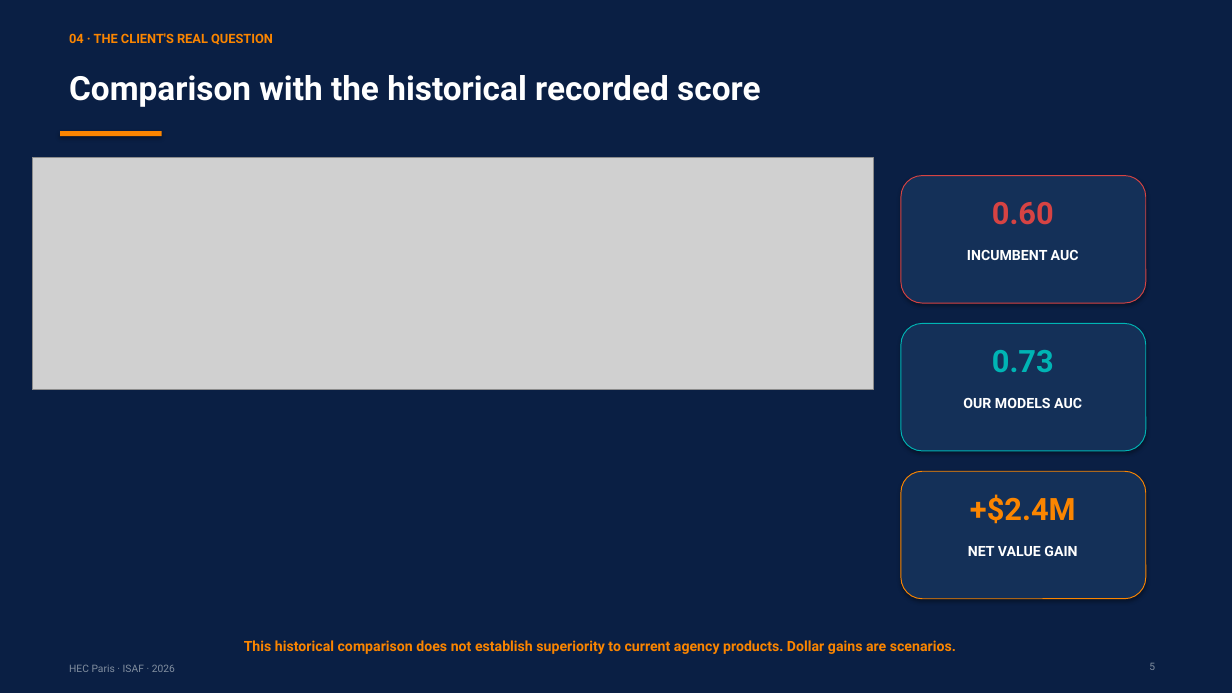
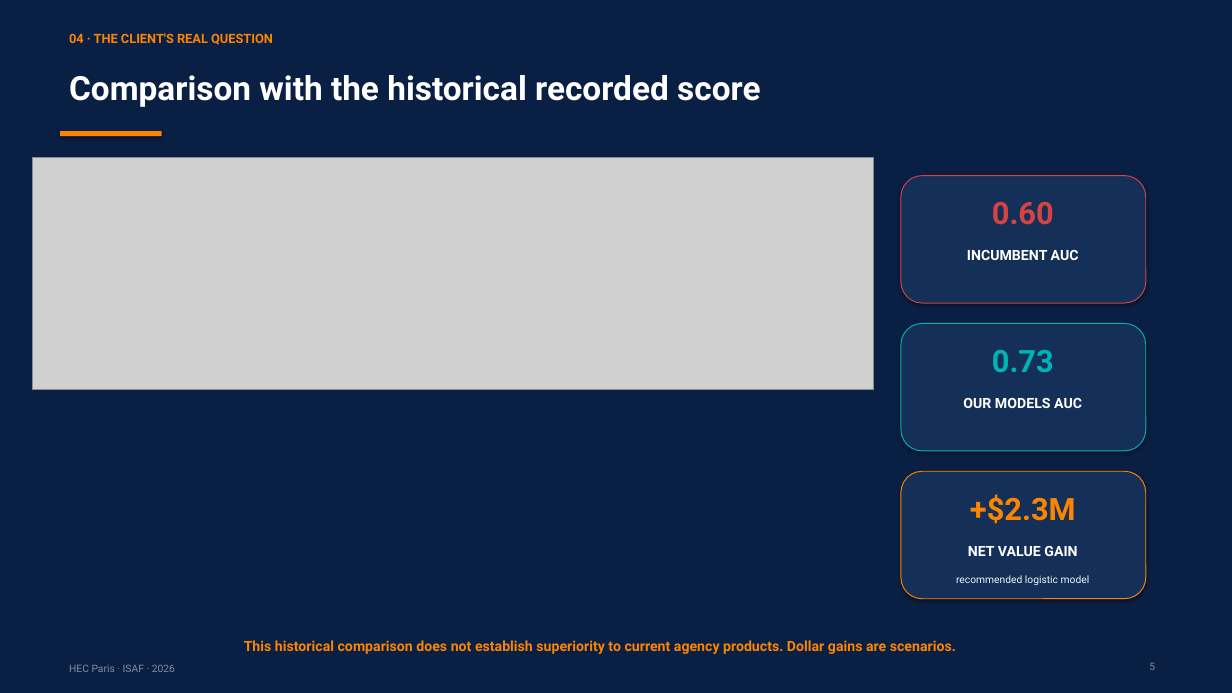
Before and after one commit to RyanBalech/recidivism-forecasting-analysis, a slide deck: slide 5 of reports/ISAF_Recidivism_Presentation.pptx. Drawn at 1232x693 pixels with LibreOffice and Linux fonts; fonts in the diff are those of the drawing; grey boxes stand for pictures. Boxes give left, top, right and bottom in pixels: in the first picture for what was removed or moved away, otherwise in the second. Text is boxed around its words. In the diff, an @@ line names an element or a change of style, - is before the commit and + after.

```diff
--- a/reports/ISAF_Recidivism_Presentation.pptx
+++ b/reports/ISAF_Recidivism_Presentation.pptx
@@ text at (970, 494, 1076, 524): text changed @@
-+$2.4M
++$2.3M
@@ text added at (956, 575, 1090, 585), 8 pt, text #F0F4F8 @@
+recommended logistic model
```
Also in this commit, not shown: 6 other slides changed, 13 other files.
